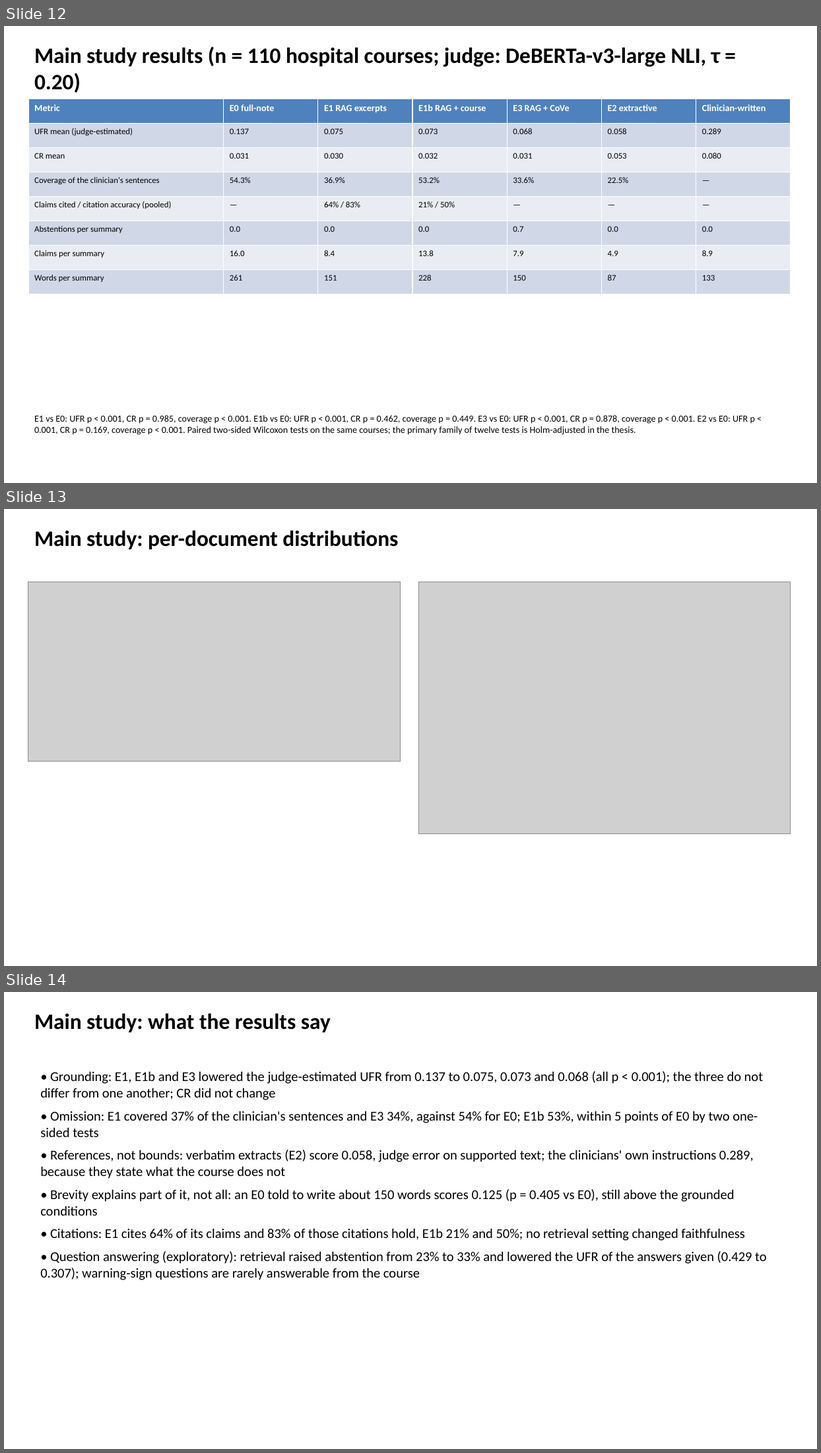
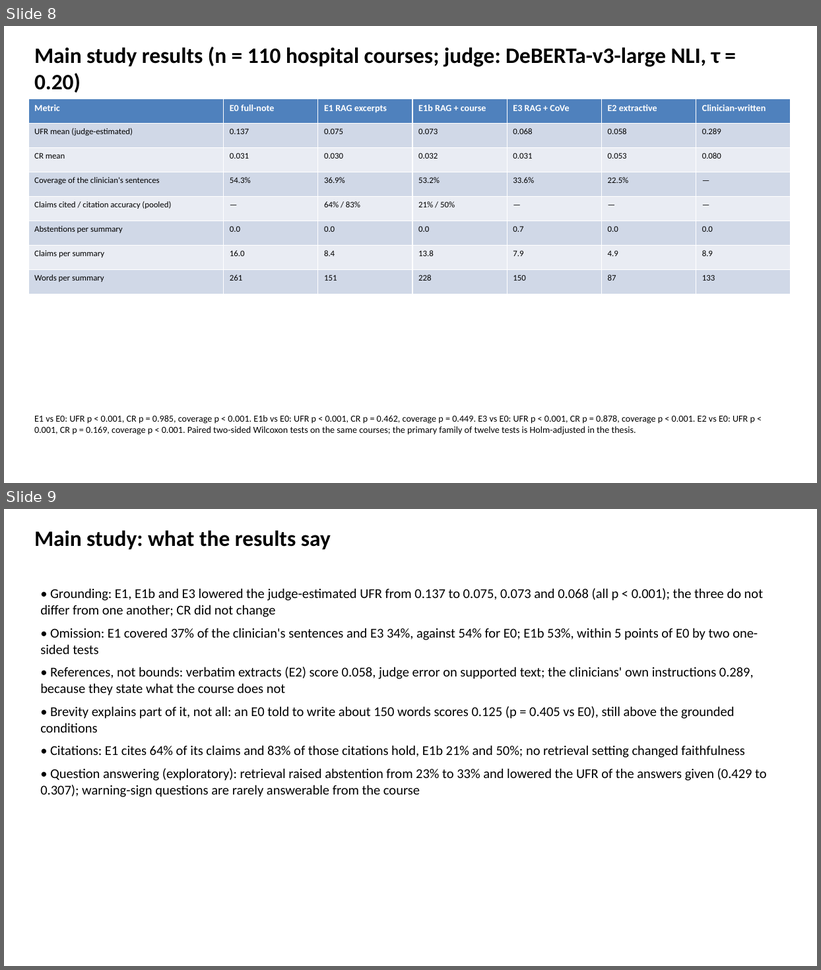
Before and after one commit to slay-a/medical-hallucination-eval, a slide deck: deliverables/Progress_Slides_Fall2026.pptx. Shown one above the other, each under a label of ours: slides 12, 13 and 14 before the commit, slides 8 and 9 after it. The pictures are 821x1453 and 821x970 pixels, drawn with LibreOffice and Linux fonts; fonts in the diff are those of the drawing; grey boxes stand for pictures. Boxes give left, top, right and bottom in pixels: in the first picture for what was removed or moved away, otherwise in the second. Text is boxed around its words. In the diff, an @@ line names an element or a change of style, - is before the commit and + after.

```diff
--- a/deliverables/Progress_Slides_Fall2026.pptx
+++ b/deliverables/Progress_Slides_Fall2026.pptx
@@ slide 13 removed at (4,509,817,966), background #FFFFFF @@
@@ text removed at (34,530,398,550) @@
-Main study: per-document distributions
@@ picture removed at (28,582,401,762) @@
@@ picture removed at (418,582,791,834) @@
@@ what was slide 12 is now slide 8 @@
@@ what was slide 14 is now slide 9 @@
```
Also in this commit, not shown: 6 slides changed, 8 other slides removed, 3 other files.
